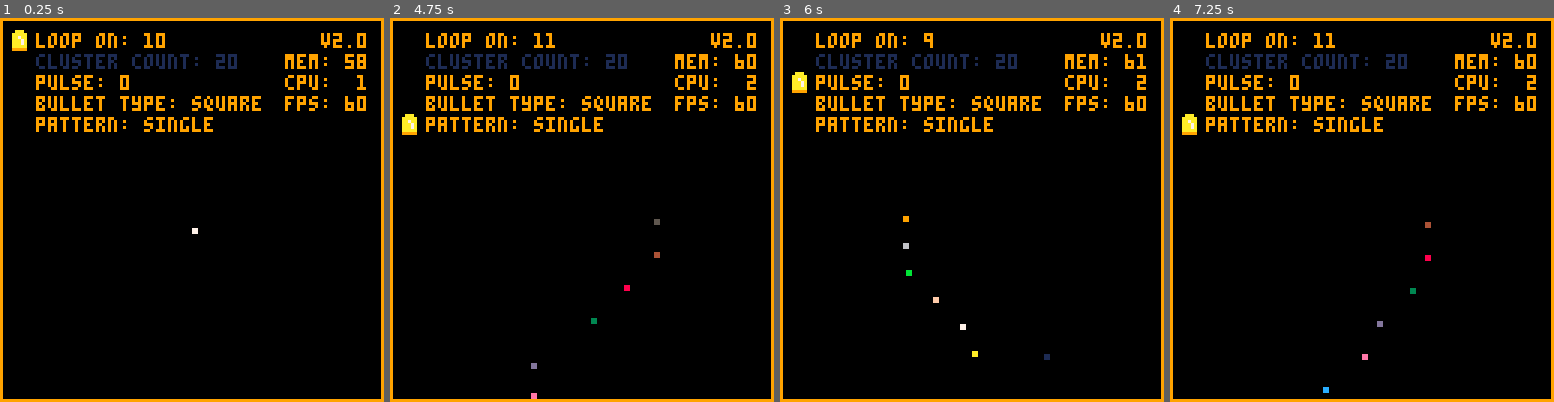
Above: before the commit, frames 1-4 (left to right).
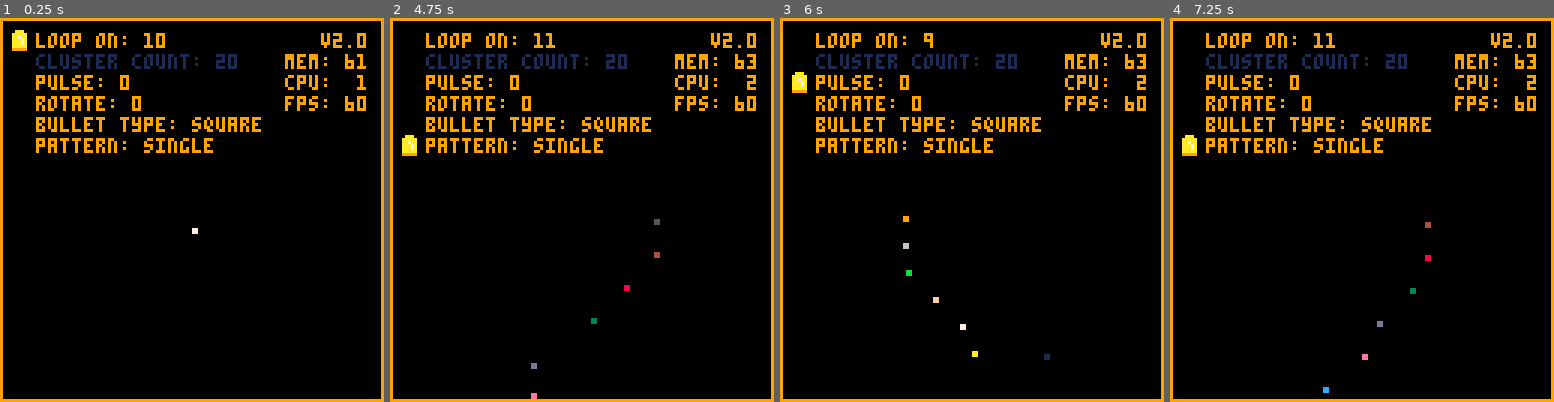
Above: after the commit, the same moments.

Repository: rustybailey/bullet_pattern_tester
Game: PICO-8 cartridge bullet_pattern_tester.p8
Two runs of this game, one before a commit and one after it. Both use one fixed random seed, a clock stepped at 60 frames per second and the inputs below.
Inputs:
- Up to frame 1 (0.25 s): no input
- Up to frame 2 (4.75 s): tap X (X key) at 0.33, 1.07, 1.85, 2.97, 4.08 s; tap O (Z key) at 0.7, 1.7, 2.1, 2.5, 2.9, 3.3, 3.7, 4.1, 4.5 s; hold Right 1.6-2.1 s; hold Up 2.15-2.42 s; hold Right 2.47-3.03 s; hold Left 3.08-3.58 s; hold Down 3.63-3.97 s; hold Right 4.02-4.68 s; hold Up from 4.73 s (still down)
- Up to frame 3 (6 s): tap O (Z key) at 4.9, 5.3, 5.7 s; release Up at 5.03 s; hold Left 5.08-5.68 s; tap X (X key) at 5.2 s; hold Down from 5.73 s (still down)
- Up to frame 4 (7.25 s): release Down at 6.03 s; hold Right 6.08-6.58 s; tap O (Z key) at 6.1, 6.5, 6.9 s; tap X (X key) at 6.32 s; hold Right 6.63-7.13 s; hold Up from 7.18 s (still down)

The runs differ from the first frame. In frame 1, 2.6% of the frame differs, in the area x 9-96%, y 9-36%; in frame 2, 2.9%, in the area x 3-95%, y 10-36%; in frame 3, 2.5%; in frame 4, 2.9%.

Commit message:
Add rotation.

Diff:
--- a/bullet_pattern_tester.p8
+++ b/bullet_pattern_tester.p8
@@ -41,7 +41,7 @@
   add(bullets, bullet)
 end
 
-function make_attack_pattern(x, y, pattern, loop_number, cluster_count, pulse, bullet_type)
+function make_attack_pattern(x, y, pattern, loop_number, cluster_count, pulse, bullet_type, rotate_speed)
   return {
     x = x,
     y = y,
@@ -56,31 +56,33 @@
     colors_light_to_dark = {10,7,15,11,6,9,12,14,13,3,8,4,5,2,1},
     bullet_type = bullet_type,
     bullets = {},
+    rotate_counter = 0,
+    rotate_speed = rotate_speed,
     make_wave = function(self, color)
       -- single
       if self.pattern == 1 then
-        make_bullet(self.bullets, self.x, self.y, 0, color, self.bullet_type)
+        make_bullet(self.bullets, self.x, self.y, 0 + self.rotate_counter, color, self.bullet_type)
       end
 
       -- cross
       if self.pattern == 2 then
-        make_bullet(self.bullets, self.x, self.y, 0, color, self.bullet_type)
-        make_bullet(self.bullets, self.x, self.y, 90, color, self.bullet_type)
-        make_bullet(self.bullets, self.x, self.y, -90, color, self.bullet_type)
+        make_bullet(self.bullets, self.x, self.y, 0 + self.rotate_counter, color, self.bullet_type)
+        make_bullet(self.bullets, self.x, self.y, 90 + self.rotate_counter, color, self.bullet_type)
+        make_bullet(self.bullets, self.x, self.y, -90 + self.rotate_counter, color, self.bullet_type)
       end
 
       -- spreadshot
       if self.pattern == 3 then
-        make_bullet(self.bullets, self.x, self.y, 0, color, self.bullet_type)
-        make_bullet(self.bullets, self.x, self.y, 10, color, self.bullet_type)
-        make_bullet(self.bullets, self.x, self.y, -10, color, self.bullet_type)
+        make_bullet(self.bullets, self.x, self.y, 0 + self.rotate_counter, color, self.bullet_type)
+        make_bullet(self.bullets, self.x, self.y, 10 + self.rotate_counter, color, self.bullet_type)
+        make_bullet(self.bullets, self.x, self.y, -10 + self.rotate_counter, color, self.bullet_type)
       end
 
       -- cone
       if self.pattern == 4 then
         local full_deg = 45
         local increment = (full_deg * 2)/(self.cluster_count - 1)
-        for i=-full_deg, full_deg, increment do
+        for i=-full_deg + self.rotate_counter, full_deg + self.rotate_counter, increment do
           make_bullet(self.bullets, self.x, self.y, i, color, self.bullet_type)
         end
       end
@@ -89,23 +91,28 @@
       if self.pattern == 5 then
         local full_deg = 90
         local increment = (full_deg * 2)/(self.cluster_count - 1)
-        for i=-full_deg, full_deg, increment do
+        for i=-full_deg + self.rotate_counter, full_deg + self.rotate_counter, increment do
           make_bullet(self.bullets, self.x, self.y, i, color, self.bullet_type)
         end
       end
 
       -- radial
       if self.pattern == 6 then
-        local full_deg = 360
-        local increment = full_deg/self.cluster_count
-        for i=increment, full_deg, increment do
+        local full_deg = 180
+        local increment = (full_deg * 2)/(self.cluster_count)
+        for i=-full_deg + self.rotate_counter, full_deg + self.rotate_counter, increment do
           make_bullet(self.bullets, self.x, self.y, i, color, self.bullet_type)
         end
       end
     end,
     update = function(self)
+      -- if (self.rotate_speed < 0) then
+        self.rotate_counter += self.rotate_speed
+      -- end
+
       self.counter += 1
       if (self.counter > self.loop_number) then
+
         self.counter = 1
         self.pulse_count += 1
         if (self.pulse_count == self.pulse) then
@@ -135,7 +142,7 @@
     end
   }
 end
-attack = make_attack_pattern(64, 64, 1, 10, 20, 0, 1)
+attack = make_attack_pattern(64, 64, 1, 10, 20, 0, 1, 0)
 
 bullet_types = {
   'square',
@@ -213,6 +220,19 @@
       end
     },
     {
+      name = "rotate",
+      disabled = false,
+      decrement = function(self)
+        attack.rotate_speed -= 1
+      end,
+      increment = function(self)
+        attack.rotate_speed += 1
+      end,
+      draw = function(self, x, y)
+        print('rotate: ' .. attack.rotate_speed, x, y, text_color)
+      end
+    },
+    {
       name = "bullet type",
       disabled = false,
       decrement = function(self)
@@ -271,6 +291,8 @@
     attack.cluster_count = 20
     attack.pulse = 0
     attack.bullet_type = 1
+    attack.rotate_counter = 0
+    attack.rotate_speed = 0
   end,
   update = function(self)
     -- menu controls could have been handled by native btnp,
